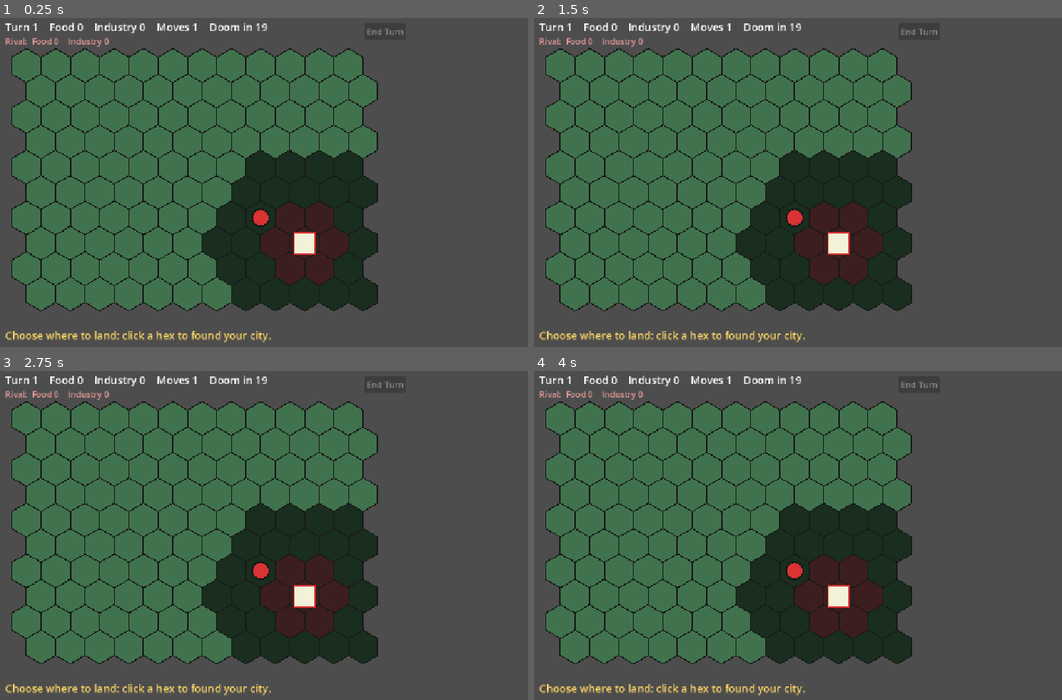
Above: before the commit, frames 1-4 (two rows, left to right).
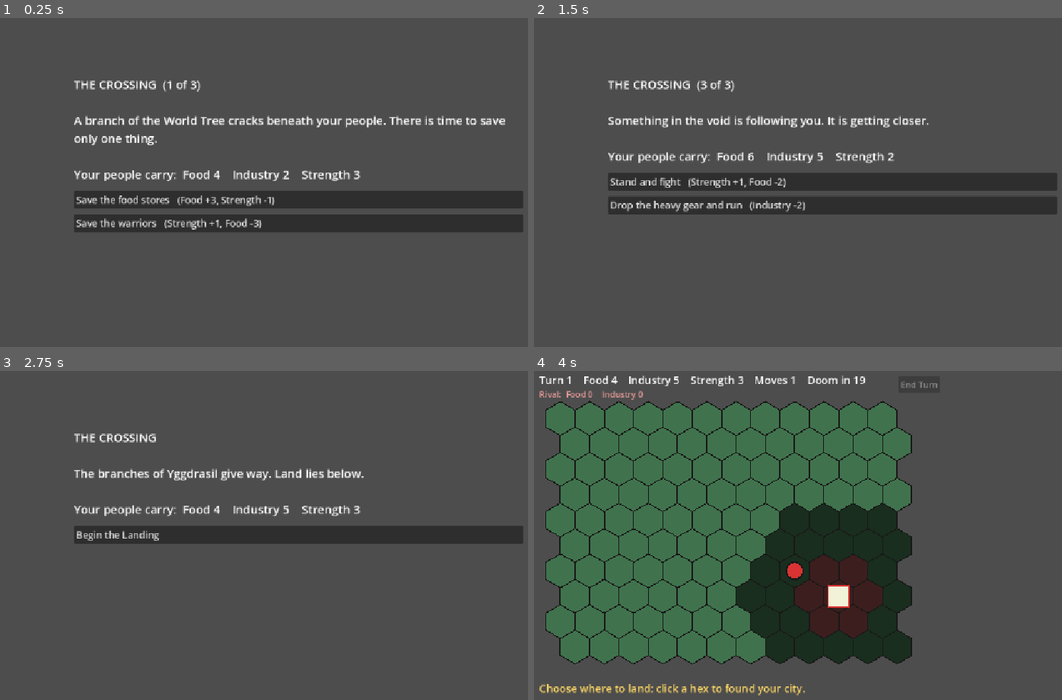
Above: after the commit, the same moments.

Repository: BnanaSkully/after-ragnorok-prototype
Game: Godot game, scene res://main.tscn
Same seed, same stepped clock (60 frames per second), same inputs: the game is played once before the commit and once after it.
Inputs (mouse positions are in pixels of both pictures, inside the frame that each line leads up to):
- Up to frame 1 (0.25 s): no input
- Up to frame 2 (1.5 s): click (834, 198) at 0.5 s, where only the run after the commit has a clickable "Save the food stores (Food +3…"; click (834, 182) at 1.25 s, where only the run after the commit has a clickable "Strip it for tools (Industry …"
- Up to frame 3 (2.75 s): click (300, 535) at 2 s, where only the run after the commit has a clickable "Stand and fight (Strength +1,…"
- Up to frame 4 (4 s): click (834, 535) at 2.75 s, where only the run after the commit has a clickable "Begin the Landing"; tap Enter at 3.5 s; move the mouse to (966, 519) at 3.52 s; click (966, 519) at 3.67 s

The runs differ from the first frame. In frame 1, 54% of the frame differs, in the area x 1-99%, y 1-99%; in frame 2, 54%; in frame 3, 53%; in frame 4, 0.4%.

Commit message:
Add the Crossing: three journey events before the Landing
The game now opens on the Crossing. Each of three events offers two
choices that change the Food, Industry and unit Strength the player
arrives with; the effects are shown on the buttons. After the last
event, 'Begin the Landing' moves on to choosing a city site.

The events live in crossing_events.gd (placeholder text) so they can
be rewritten without touching game logic. Strength is now shown in the
top bar, and founding a city is only allowed during the Landing.

Co-Authored-By: Claude Opus 5.5 <noreply@anthropic.com>
Claude-Session: https://claude.ai/code/session_01Kpeg7E5nkYcPnqopYPPAon

Diff:
--- /dev/null
+++ b/crossing_events.gd
@@ -0,0 +1,33 @@
+# The Crossing: events the player faces on the way across Yggdrasil.
+#
+# PLACEHOLDER TEXT - rewrite these freely, or add more events to the list.
+# Each event has some "text" and a list of "choices". Each choice has a
+# "label" (the button text) and "effects": numbers added to what the
+# player's people arrive with. Use "food", "industry" and "strength".
+
+const START_FOOD := 4
+const START_INDUSTRY := 2
+
+const EVENTS := [
+	{
+		"text": "A branch of the World Tree cracks beneath your people. There is time to save only one thing.",
+		"choices": [
+			{"label": "Save the food stores", "effects": {"food": 3, "strength": -1}},
+			{"label": "Save the warriors", "effects": {"strength": 1, "food": -3}},
+		],
+	},
+	{
+		"text": "Among the branches you find an abandoned forge, still warm.",
+		"choices": [
+			{"label": "Strip it for tools", "effects": {"industry": 3, "food": -1}},
+			{"label": "Forage nearby and push on", "effects": {"food": 2}},
+		],
+	},
+	{
+		"text": "Something in the void is following you. It is getting closer.",
+		"choices": [
+			{"label": "Stand and fight", "effects": {"strength": 1, "food": -2}},
+			{"label": "Drop the heavy gear and run", "effects": {"industry": -2}},
+		],
+	},
+]
--- a/main.gd
+++ b/main.gd
@@ -7,9 +7,11 @@
 const DOOM_TURN := 20 # the turn the Doom arrives and the game ends
 const NO_CELL := Vector2i(-1, -1)
 const MIN_LANDING_DISTANCE := 4 # how many hexes away from the rival's city you must land
-
-# The stages of a game. LANDING = choosing where to found your city.
-enum Phase { LANDING, PLAYING }
+const Crossing := preload("res://crossing_events.gd") # the Crossing's events live in this file
+
+# The stages of a game, in order:
+# CROSSING = journey events, LANDING = choosing where to found your city, PLAYING = the turns.
+enum Phase { CROSSING, LANDING, PLAYING }
 
 # Everything one side owns. Each faction gets its own copy of these,
 # so the player and the rival keep separate cities, units and resources.
@@ -37,7 +39,11 @@
 var rival := Faction.new("Rival", Color(0.6, 0.3, 0.3), Color(0.85, 0.2, 0.2), Vector2i(9, 7), Vector2i(8, 6))
 var factions: Array[Faction] = [player, rival]
 
-var phase := Phase.LANDING
+var phase := Phase.CROSSING
+var crossing_step := 0 # which Crossing event we're on
+var crossing_panel: VBoxContainer
+var crossing_label: Label
+var crossing_buttons: VBoxContainer
 var hover_cell := NO_CELL # the hex under the mouse while landing
 var unit_selected := false
 var turn := 1
@@ -51,11 +57,82 @@
 	end_turn_button.position = Vector2(700, 20)
 	end_turn_button.pressed.connect(end_turn)
 	add_child(end_turn_button)
-	start_landing()
-
-# Landing: the player has no city or unit yet and must pick a hex to settle.
+	build_crossing_ui()
+	start_crossing()
+
+# --- The Crossing -----------------------------------------------------------
+# A panel with the event text and one button per choice. Built once, then
+# its text and buttons are swapped for each event.
+func build_crossing_ui() -> void:
+	crossing_panel = VBoxContainer.new()
+	crossing_panel.position = Vector2(150, 120)
+	crossing_panel.custom_minimum_size = Vector2(850, 0)
+	crossing_panel.add_theme_constant_override("separation", 16)
+	add_child(crossing_panel)
+	crossing_label = Label.new()
+	crossing_label.autowrap_mode = TextServer.AUTOWRAP_WORD
+	crossing_label.add_theme_font_size_override("font_size", 22)
+	crossing_panel.add_child(crossing_label)
+	crossing_buttons = VBoxContainer.new()
+	crossing_buttons.add_theme_constant_override("separation", 10)
+	crossing_panel.add_child(crossing_buttons)
+
+func start_crossing() -> void:
+	phase = Phase.CROSSING
+	crossing_step = 0
+	player.city_pos = NO_CELL
+	player.unit_pos = NO_CELL
+	player.unit_alive = false
+	player.food = Crossing.START_FOOD
+	player.industry = Crossing.START_INDUSTRY
+	end_turn_button.visible = false
+	crossing_panel.visible = true
+	message = ""
+	show_crossing_step()
+
+func show_crossing_step() -> void:
+	for b in crossing_buttons.get_children():
+		b.queue_free()
+	var tally := "Your people carry:  Food %d    Industry %d    Strength %d" % [player.food, player.industry, player.strength]
+	if crossing_step < Crossing.EVENTS.size():
+		var event: Dictionary = Crossing.EVENTS[crossing_step]
+		crossing_label.text = "THE CROSSING  (%d of %d)\n\n%s\n\n%s" % [crossing_step + 1, Crossing.EVENTS.size(), event["text"], tally]
+		for choice in event["choices"]:
+			add_crossing_button("%s   (%s)" % [choice["label"], describe_effects(choice["effects"])], choose.bind(choice["effects"]))
+	else:
+		crossing_label.text = "THE CROSSING\n\nThe branches of Yggdrasil give way. Land lies below.\n\n%s" % tally
+		add_crossing_button("Begin the Landing", start_landing)
+	queue_redraw()
+
+func add_crossing_button(text: String, action: Callable) -> void:
+	var b := Button.new()
+	b.text = text
+	b.alignment = HORIZONTAL_ALIGNMENT_LEFT
+	b.add_theme_font_size_override("font_size", 18)
+	b.pressed.connect(action)
+	crossing_buttons.add_child(b)
+
+# Turns {"food": 3, "strength": -1} into "Food +3, Strength -1".
+func describe_effects(effects: Dictionary) -> String:
+	var parts: Array[String] = []
+	for key in effects:
+		parts.append("%s %+d" % [String(key).capitalize(), effects[key]])
+	return ", ".join(parts)
+
+# Apply a choice's effects. Nothing can drop below 0 (Strength below 1).
+func choose(effects: Dictionary) -> void:
+	player.food = maxi(0, player.food + effects.get("food", 0))
+	player.industry = maxi(0, player.industry + effects.get("industry", 0))
+	player.strength = maxi(1, player.strength + effects.get("strength", 0))
+	crossing_step += 1
+	show_crossing_step()
+
+# --- The Landing ------------------------------------------------------------
+# The player has no city or unit yet and must pick a hex to settle.
 func start_landing() -> void:
 	phase = Phase.LANDING
+	crossing_panel.visible = false
+	end_turn_button.visible = true
 	player.city_pos = NO_CELL
 	player.unit_pos = NO_CELL
 	player.unit_alive = false
@@ -67,7 +144,7 @@
 	return in_bounds(cell) and hex_distance(cell, rival.city_pos) >= MIN_LANDING_DISTANCE
 
 func try_land(cell: Vector2i) -> void:
-	if not can_land_at(cell):
+	if phase != Phase.LANDING or not can_land_at(cell):
 		return
 	player.city_pos = cell
 	player.unit_pos = cell # the unit starts standing on the new city
@@ -178,6 +255,8 @@
 	return best if best_d <= HEX_SIZE else NO_CELL
 
 func _draw() -> void:
+	if phase == Phase.CROSSING:
+		return # the Crossing panel is shown instead of the map
 	# Map: green by default, tinted for each faction's city territory,
 	# yellow for hexes the selected player unit can move to,
 	# orange-red for an enemy it can attack.
@@ -220,7 +299,7 @@
 		draw_circle(hex_center(f.unit_pos), HEX_SIZE * 0.45, f.unit_color)
 
 	var font := ThemeDB.fallback_font
-	var info := "Turn %d    Food %d    Industry %d    Moves %d    Doom in %d" % [turn, player.food, player.industry, player.unit_moves, DOOM_TURN - turn]
+	var info := "Turn %d    Food %d    Industry %d    Strength %d    Moves %d    Doom in %d" % [turn, player.food, player.industry, player.strength, player.unit_moves, DOOM_TURN - turn]
 	draw_string(font, Vector2(20, 35), info, HORIZONTAL_ALIGNMENT_LEFT, -1, 20)
 	var rival_info := "Rival:  Food %d    Industry %d" % [rival.food, rival.industry]
 	draw_string(font, Vector2(20, 60), rival_info, HORIZONTAL_ALIGNMENT_LEFT, -1, 16, Color(0.9, 0.6, 0.6))
@@ -235,7 +314,7 @@
 		draw_string(font, Vector2(0, screen.y / 2 + 30), totals, HORIZONTAL_ALIGNMENT_CENTER, screen.x, 20)
 
 func _unhandled_input(event: InputEvent) -> void:
-	if game_over:
+	if game_over or phase == Phase.CROSSING:
 		return
 	if phase == Phase.LANDING:
 		if event is InputEventMouseMotion:
Not shown, added: crossing_events.gd.uid
Not shown, changed: CLAUDE.md
